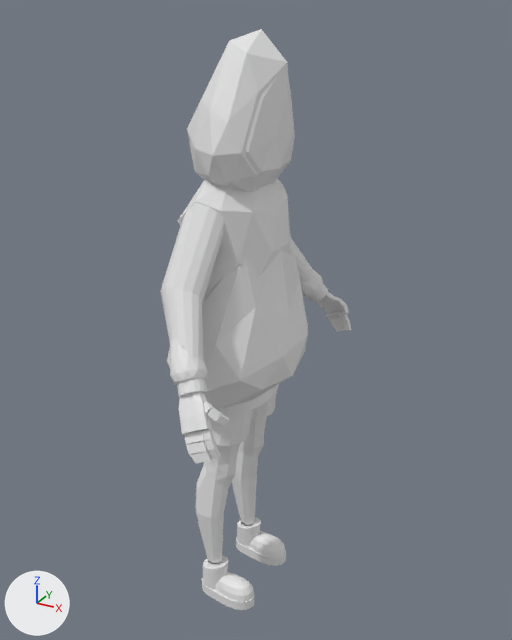
The Blender file assets/meshes/Player.blend as it was, and as the next commit left it.
Camera for both pictures: a camera (50 mm lens) standing at (1.66, -3.28, 1.81) and looking at (-0.19, 0.09, 0.12). Lighting does not change. The marker at lower left points along +X, +Y and +Z.

In view in the first picture: 'Cloth'.
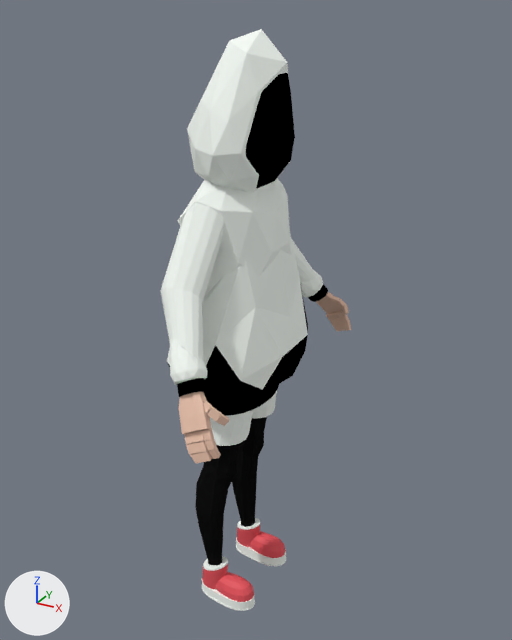
Commit message: Player basis done

What differs and where, as boxes [x1, y1, x2, y2] in the pictures (512 x 640 px):
part 1 of me_cylinder_004, added: after [236, 547, 286, 566]
part 2 of me_cylinder_004, added: after [202, 589, 255, 611]
part 3 of me_cylinder_004, built on: before [237, 517, 261, 547]; after [237, 518, 260, 547]
part 4 of me_cylinder_004, built on: [202, 556, 228, 589] in both
part 5 of me_cylinder_004, recoloured (grey to white): [160, 29, 323, 609] in both
part 6 of me_cylinder_004, recoloured (grey to black): [167, 73, 328, 565] in both
part 7 of me_cylinder_004, recoloured (white to beige): [179, 292, 351, 463] in both
part 8 of me_cylinder_004, recoloured (white to red): [216, 531, 286, 602] in both

Patch to the scene script:
```diff
--- a/assets/meshes/Player.blend.py
+++ b/assets/meshes/Player.blend.py
@@ img_untitled @@
+img_untitled = load_image('Untitled', '_unpacked/Untitled', 1024, 1024, 'sRGB')
@@ mat_redleather @@
+mat_redleather = principled_material('RedLeather')
+mat_redleather.base_color = (0.8, 0.0906, 0.112)  # red #e7555e
+mat_redleather.specular_ior_level = 0.25
@@ mat_blackcloth @@
+mat_blackcloth = principled_material('BlackCloth')
+mat_blackcloth.texture = img_untitled
+mat_blackcloth.specular_ior_level = 0.0
@@ mat_whitecloth @@
+mat_whitecloth = principled_material('WhiteCloth')
+mat_whitecloth.base_color = (0.95, 1.0, 0.95)  # white #f9fff9
+mat_whitecloth.specular_ior_level = 0.0
@@ mat_skin @@
+mat_skin = principled_material('Skin')
+mat_skin.base_color = (0.8, 0.529, 0.404)  # beige #e7c0aa
+mat_skin.specular_ior_level = 0.196
@@ me_cylinder_004 @@
 # used by ob_cloth; location = (-0.333, 0.224, -1.617); scale = (0.391, -0.342, 7.31)
-me_cylinder_004.from_pydata(...)  # 2197 vertices, 1732 faces, 69 loose edges; spans x -0.61..1.18, y -1.96..3.27, z -0.02..0.46
+me_cylinder_004.from_pydata(...)  # 2581 vertices, 2056 faces, 69 loose edges; spans x -0.61..1.18, y -1.96..3.27, z -0.02..0.46
+# me_cylinder_004 part 1: a new loose piece of 64 vertices spanning x -0.25..0.76, y -0.28..0.25, z -0.02, in mat_whitecloth (white #f9fff9)
+# me_cylinder_004 part 2: a new loose piece of 64 vertices spanning x -0.25..0.76, y 1.06..1.59, z -0.02, in mat_whitecloth (white #f9fff9)
+# me_cylinder_004 part 3: 6 vertices moved within x -0.1..0.22, y -0.19..0.2, z 0.01..0.02; 15 vertices removed from x -0.2..0.24, y -0.2..0.21, z 0.01..0.02; 143 vertices added at x -0.22..0.23, y -0.2..0.2, z 0.0..0.02
+# me_cylinder_004 part 4: 6 vertices moved within x -0.1..0.22, y 1.11..1.5, z 0.01..0.02; 14 vertices removed from x -0.17..0.24, y 1.1..1.51, z 0.01..0.02; 142 vertices added at x -0.22..0.23, y 1.11..1.51, z 0.0..0.02
+# me_cylinder_004 part 5: 1114 faces spanning x -0.54..1.12, y -1.73..3.04, z -0.02..0.46 switch from no material to mat_whitecloth (white #f9fff9)
+# me_cylinder_004 part 6: 273 faces spanning x -0.61..1.12, y -1.71..3.02, z 0.01..0.44 switch from no material to mat_blackcloth (picture img_untitled)
+# me_cylinder_004 part 7: 157 faces spanning x 0.5..1.18, y -1.96..3.27, z 0.19..0.24 switch from no material to mat_skin (beige #e7c0aa)
+# me_cylinder_004 part 8: 122 faces spanning x -0.02..0.74, y -0.24..1.55, z -0.01..0.01 switch from no material to mat_redleather (red #e7555e)
```
